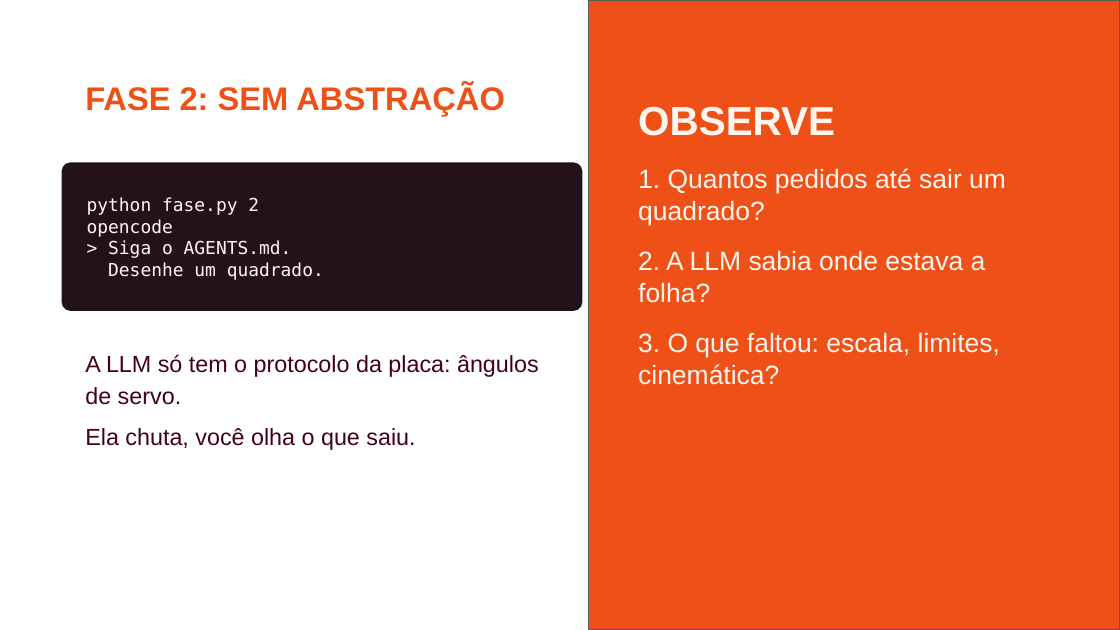
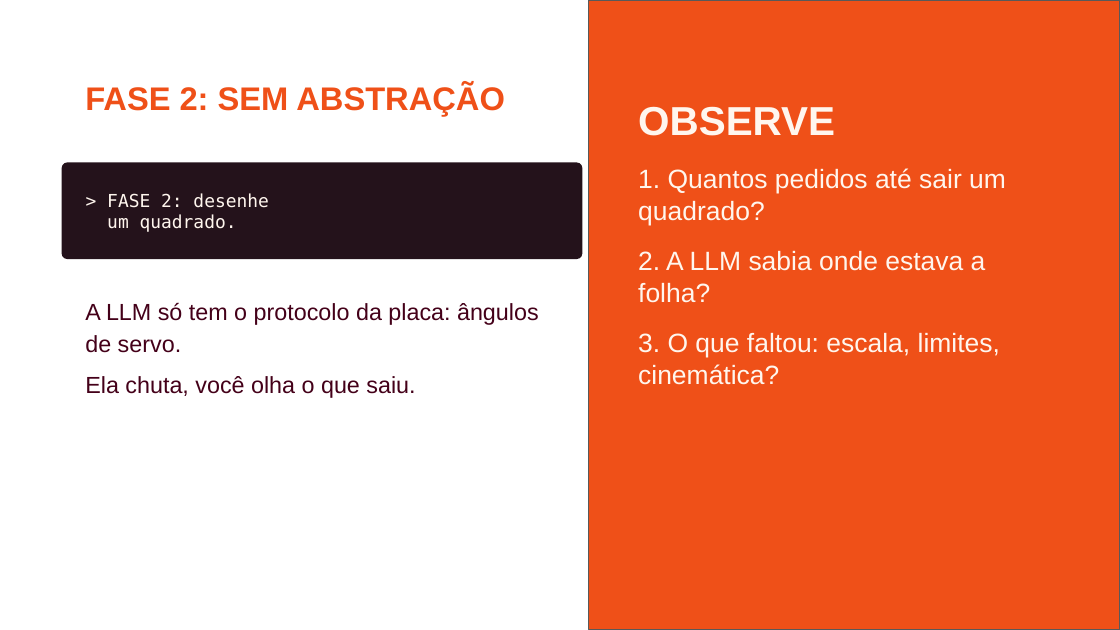
Before and after one commit to jhlr/plotter, a slide deck: slide 10 of workshop/oficina-braco-plotter.pptx. Drawn at 1120x630 pixels with LibreOffice and Linux fonts; fonts in the diff are those of the drawing; background and template pictures are left out. Boxes give left, top, right and bottom in pixels: in the first picture for what was removed or moved away, otherwise in the second. Text is boxed around its words. In the diff, an @@ line names an element or a change of style, - is before the commit and + after.

Commit message:
One opencode session for all phases: AGENTS.md holds the three stages, setup.py writes the venv python into opencode.json; drop fase.py

```diff
--- a/workshop/oficina-braco-plotter.pptx
+++ b/workshop/oficina-braco-plotter.pptx
@@ rounded rectangle "> FASE 2: desenhe": place and size @@
-rounded rectangle "> FASE 2: desenhe" at bbox=[62, 162, 582, 311]
+rounded rectangle "> FASE 2: desenhe" at bbox=[62, 162, 582, 259]
@@ text in rounded rectangle at bbox=[107, 193, 268, 232]: text changed @@
-python fase.py 2
-opencode
-> Siga o AGENTS.md.
-Desenhe um quadrado.
+> FASE 2: desenhe
+um quadrado.
@@ text "A LLM só tem o ...": place and size @@
-text "A LLM só tem o ..." at bbox=[85, 354, 539, 450]
+text "A LLM só tem o ..." at bbox=[85, 302, 539, 398]
```
Also in this commit, not shown: 1 other slide changed, 10 other files.
